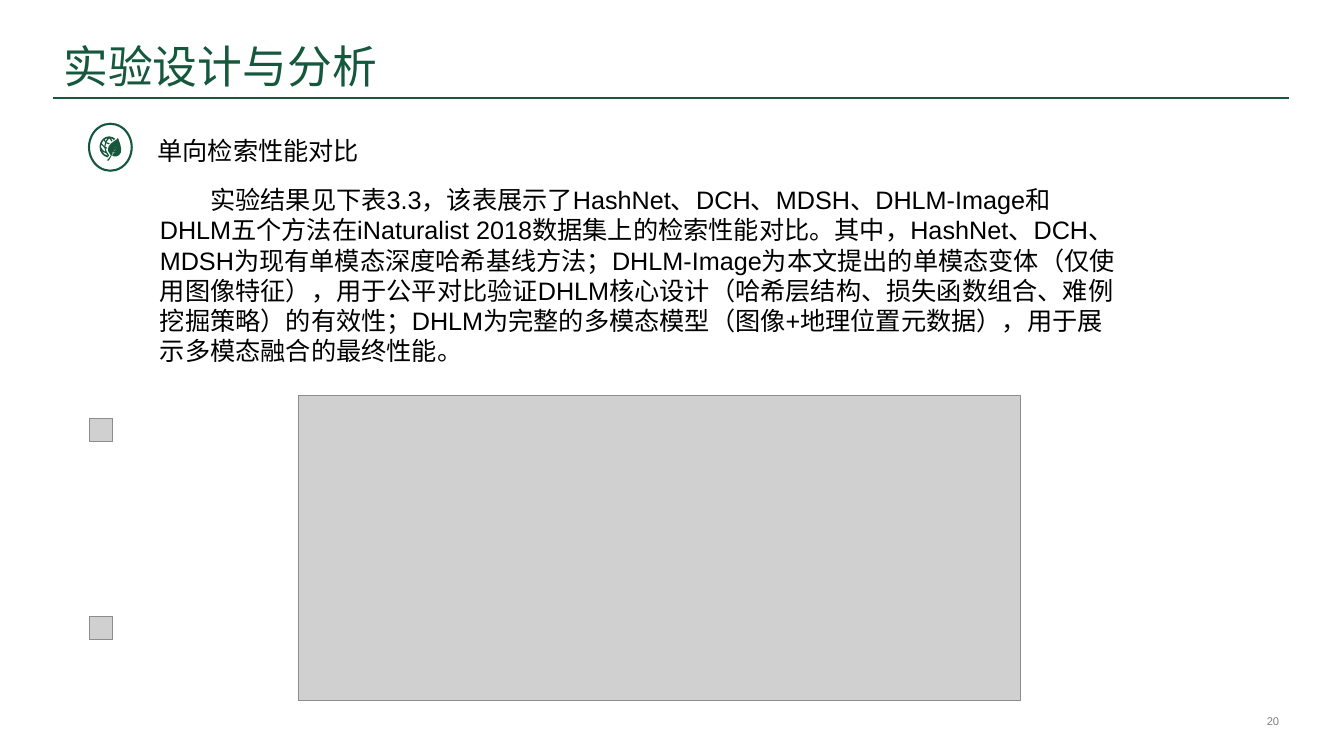
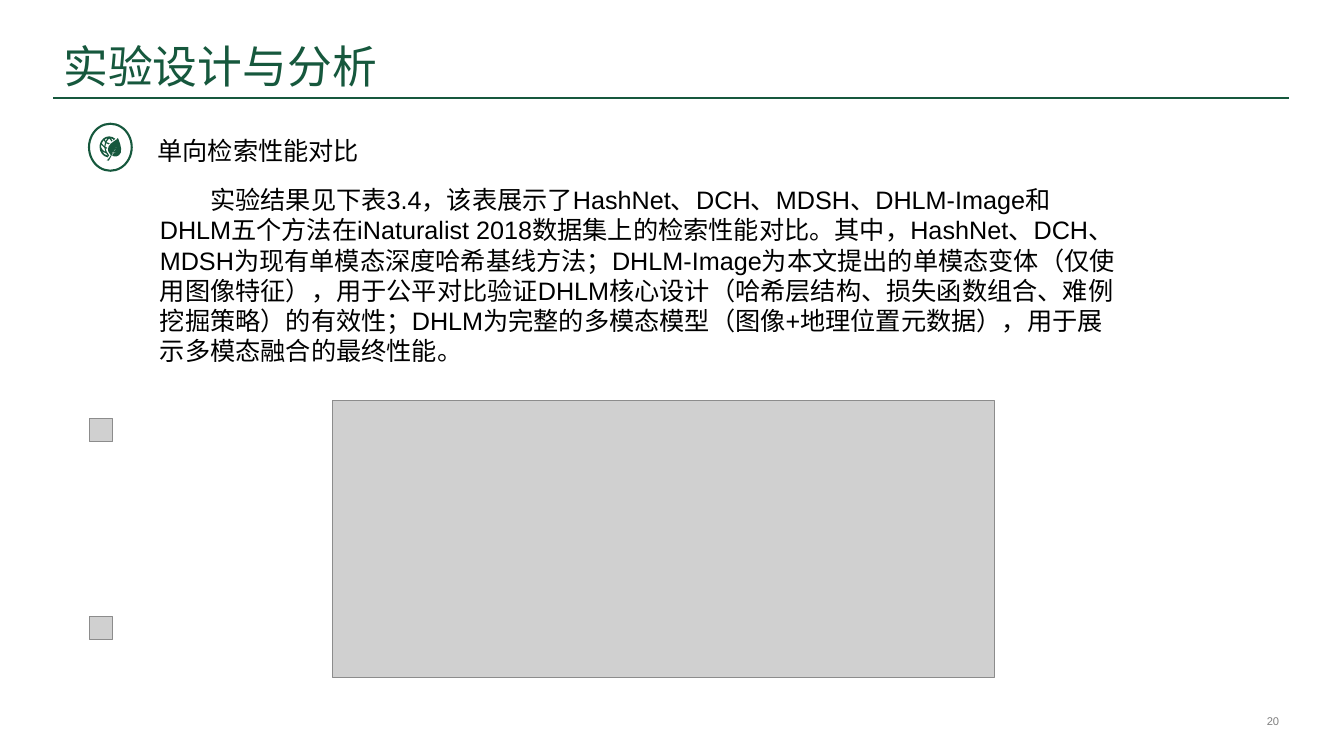
Before and after one commit to ssl1995/imooc-wiki, a slide deck: slide 20 of word/答辩/99-答辩准备/5200090_宋声林_答辩PPT.pptx. Drawn at 1344x756 pixels with LibreOffice and Linux fonts; fonts in the diff are those of the drawing; grey boxes stand for pictures; background and template pictures are left out. Boxes give left, top, right and bottom in pixels: in the first picture for what was removed or moved away, otherwise in the second. Text is boxed around its words. In the diff, an @@ line names an element or a change of style, - is before the commit and + after.

```diff
--- a/word/答辩/99-答辩准备/5200090_宋声林_答辩PPT.pptx
+++ b/word/答辩/99-答辩准备/5200090_宋声林_答辩PPT.pptx
@@ text at (x1=160, y1=187, x2=1115, y2=362): text changed @@
-实验结果见下表3.3，该表展示了HashNet、DCH、MDSH、DHLM-Image和DHLM五个方法在iNaturalist 2018数据集上的检索性能对比。其中，HashNet、DCH、MDSH为现有单模态深度哈希基线方法；DHLM-Image为本文提出的单模态变体（仅使用图像特征），用于公平对比验证DHLM核心设计（哈希层结构、损失函数组合、难例挖掘策略）的有效性；DHLM为完整的多模态模型（图像+地理位置元数据），用于展示多模态融合的最终性能。
+实验结果见下表3.4，该表展示了HashNet、DCH、MDSH、DHLM-Image和DHLM五个方法在iNaturalist 2018数据集上的检索性能对比。其中，HashNet、DCH、MDSH为现有单模态深度哈希基线方法；DHLM-Image为本文提出的单模态变体（仅使用图像特征），用于公平对比验证DHLM核心设计（哈希层结构、损失函数组合、难例挖掘策略）的有效性；DHLM为完整的多模态模型（图像+地理位置元数据），用于展示多模态融合的最终性能。
@@ picture resized from (x1=299, y1=395, x2=1021, y2=701) to (x1=333, y1=401, x2=994, y2=678) @@
```
Also in this commit, not shown: 5 other slides changed, 26 other files.
